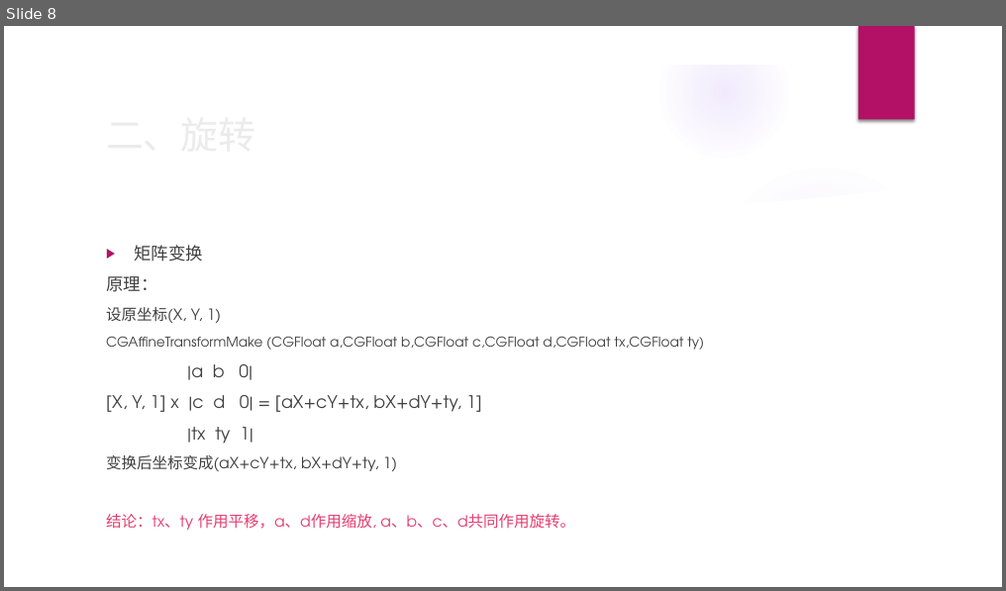
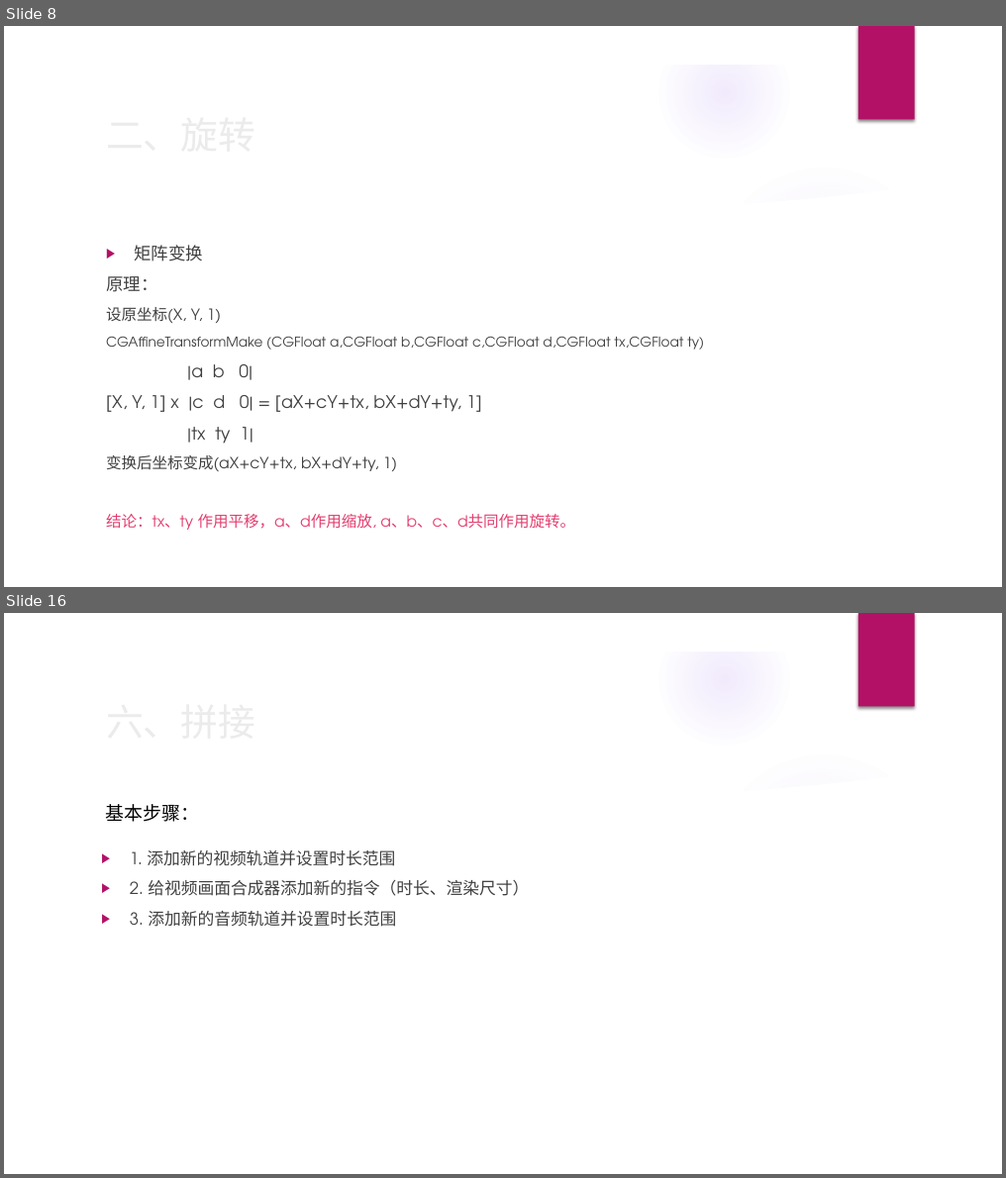
Before and after one commit to benben2019/BBVideoBox, a slide deck: AVFoundation-音视频剪辑.pptx. Shown one above the other, each under a label of ours: slide 8 before the commit, slides 8 and 16 after it; the slides between them are not shown. The pictures are 1006x591 and 1006x1178 pixels, drawn with LibreOffice and Linux fonts; fonts in the diff are those of the drawing; background and template pictures are left out. Boxes give left, top, right and bottom in pixels: in the first picture for what was removed or moved away, otherwise in the second. Text is boxed around its words. In the diff, an @@ line names an element or a change of style, - is before the commit and + after.

```diff
--- a/AVFoundation-音视频剪辑.pptx
+++ b/AVFoundation-音视频剪辑.pptx
@@ slide 16 added at [4,613,1002,1174], background picture (left out); not listed: 9 template elements that a slide beside it also shows @@
@@ text added at [106,804,199,822], 18 pt, text #000000 @@
+基本步骤：
@@ text added at [130,851,529,927], 16 pt, text #404040 @@
+▶ 1. 添加新的视频轨道并设置时长范围
+▶ 2. 给视频画面合成器添加新的指令（时长、渲染尺寸）
+▶ 3. 添加新的音频轨道并设置时长范围
@@ title added at [148,880,529,896], 36 pt, text #EBEBEB @@
+六、拼接
```
Also in this commit, not shown: 5 slides changed, 10 other slides added, 2 slides removed, 2 other files.
